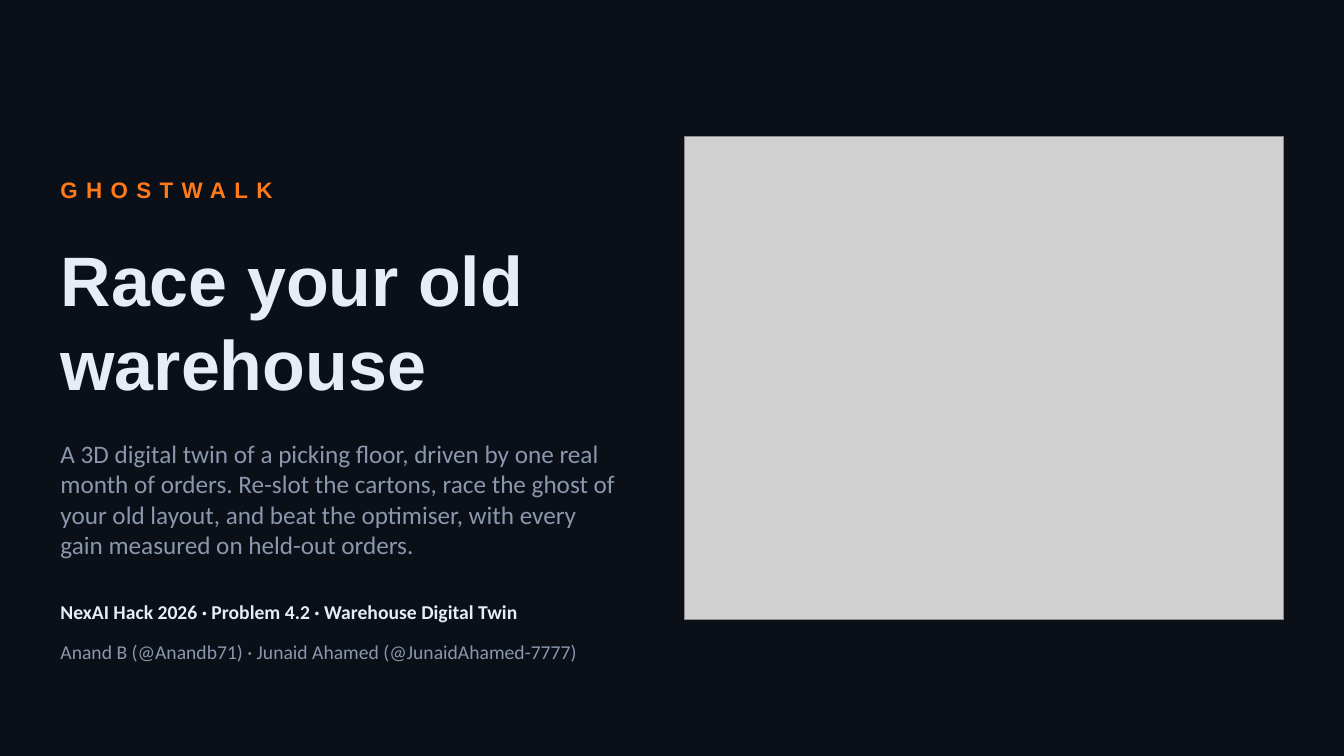
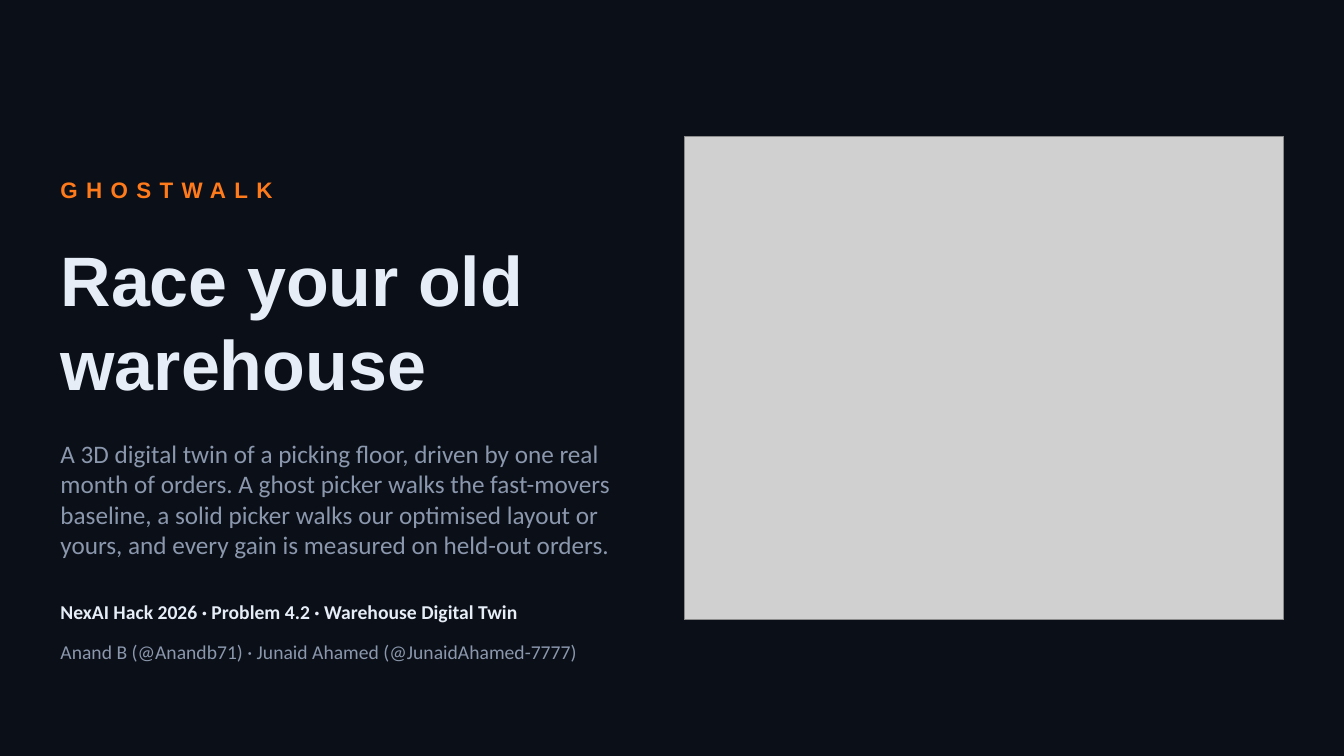
Before and after one commit to Anandb71/ghostwalk, a slide deck: slide 1 of docs/pitch/Ghostwalk_pitch.pptx. Drawn at 1344x756 pixels with LibreOffice and Linux fonts; fonts in the diff are those of the drawing; grey boxes stand for pictures; background and template pictures are left out. Boxes give left, top, right and bottom in pixels: in the first picture for what was removed or moved away, otherwise in the second. Text is boxed around its words. In the diff, an @@ line names an element or a change of style, - is before the commit and + after.

Commit message:
Pitch deck: rebuilt with eval results and screenshots; lead with the Baseline ghost vs SA, copied supporting results (#10)

```diff
--- a/docs/pitch/Ghostwalk_pitch.pptx
+++ b/docs/pitch/Ghostwalk_pitch.pptx
@@ text at [60,445,609,559]: text changed @@
-A 3D digital twin of a picking floor, driven by one real month of orders. Re-slot the cartons, race the ghost of your old layout, and beat the optimiser, with every gain measured on held-out orders.
+A 3D digital twin of a picking floor, driven by one real month of orders. A ghost picker walks the fast-movers baseline, a solid picker walks our optimised layout or yours, and every gain is measured on held-out orders.
```
Also in this commit, not shown: 3 other slides changed, 1 slide added, 1 slide removed, 4 other files.
